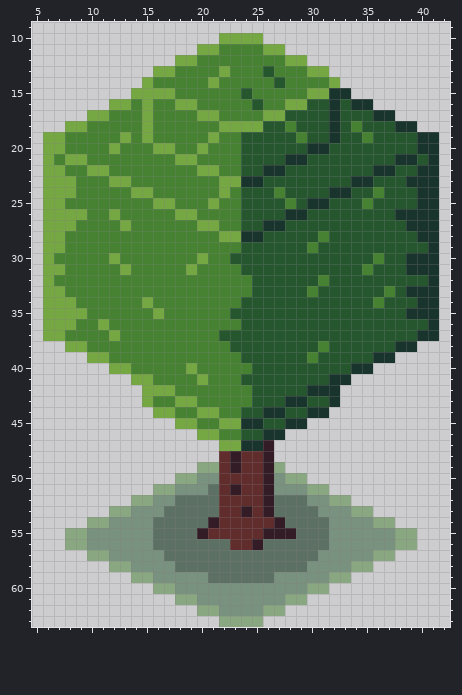
Pixel-art file, stored at assets/img/tree2.aseprite. The picture above is the old version.
48x64 pixels, 1 frame. Shown: x 5..42, y 9..63.
After:
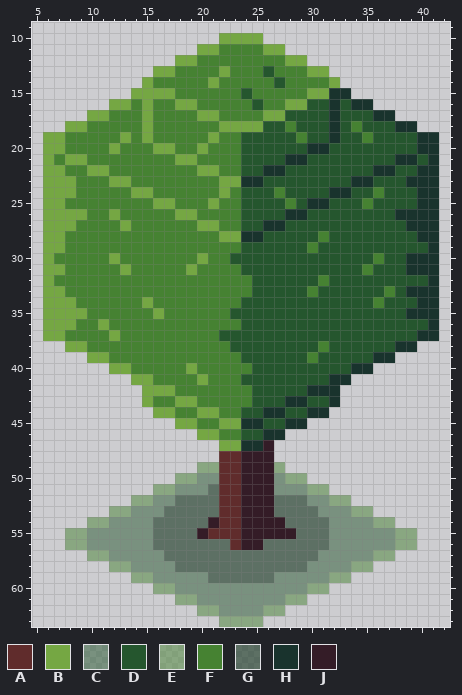
Palette (. is transparent): A #602c2c  B #75a743  C #25562e80  D #25562e  E #46823280  F #468232  G #1a3824a0  H #19332d  J #341c27
Diff:
--- layer "stemm"
@@ x 21..28 @@
 47 .BBHHJ..
-48 .AJAAJ..
-49 EAJAAJE.
-50 CAAAAJCE
-51 GAJAAJCC
-52 GAAAAJGG
-53 GAAJAJGG
-54 JAAAAAJG
-55 AAAAAJJJ
-56 GGAAJGGG
+48 .AAJJJ..
+49 EAAJJJE.
+50 CAAJJJCE
+51 GAAJJJCC
+52 GAAJJJGG
+53 GAAJJJGG
+54 JAAJJJJG
+55 AAAJJJJJ
+56 GGAJJGGG
 57 GGGGGGGG
